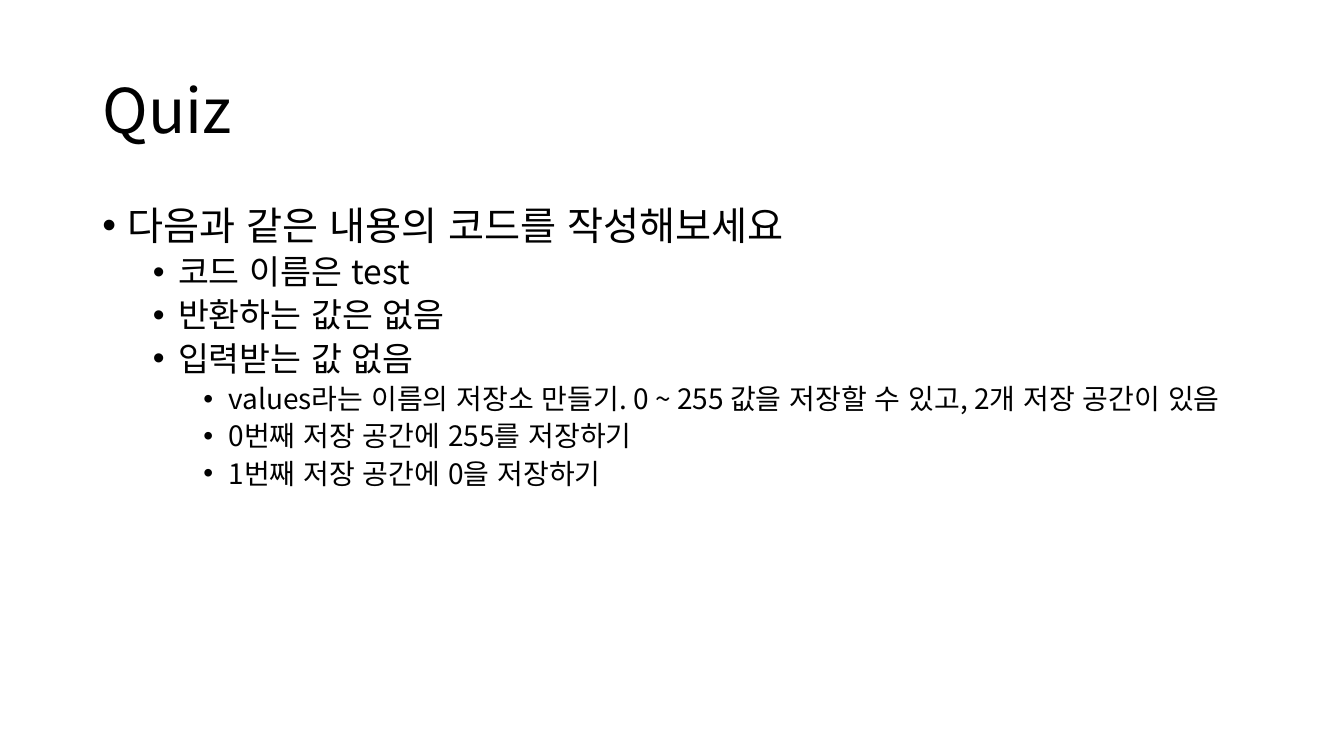
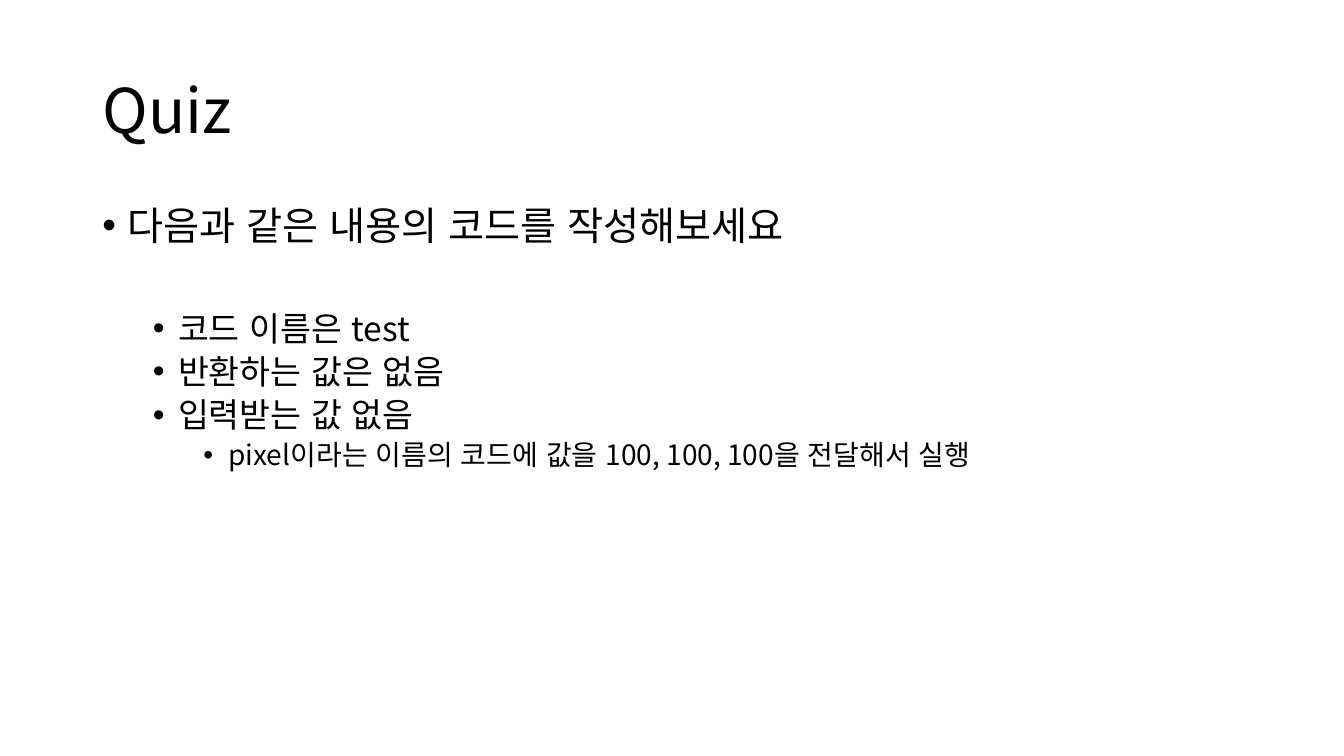
Before and after one commit to chaebkimm/C_ppt, a slide deck: slide 16 of C소개.pptx (slide 10 before the commit). Drawn at 1344x756 pixels with LibreOffice and Linux fonts; fonts in the diff are those of the drawing. Boxes give left, top, right and bottom in pixels: in the first picture for what was removed or moved away, otherwise in the second. Text is boxed around its words. In the diff, an @@ line names an element or a change of style, - is before the commit and + after.

```diff
--- a/C소개.pptx
+++ b/C소개.pptx
@@ text at bbox=[228, 441, 971, 472]: text changed @@
-    • values라는 이름의 저장소 만들기. 0 ~ 255 값을 저장할 수 있고, 2개 저장 공간이 있음
-    • 0번째 저장 공간에 255를 저장하기
-    • 1번째 저장 공간에 0을 저장하기
+    • pixel이라는 이름의 코드에 값을 100, 100, 100을 전달해서 실행
```
Also in this commit, not shown: 3 other slides changed, 13 slides added, 1 slide removed, 1 other file.
